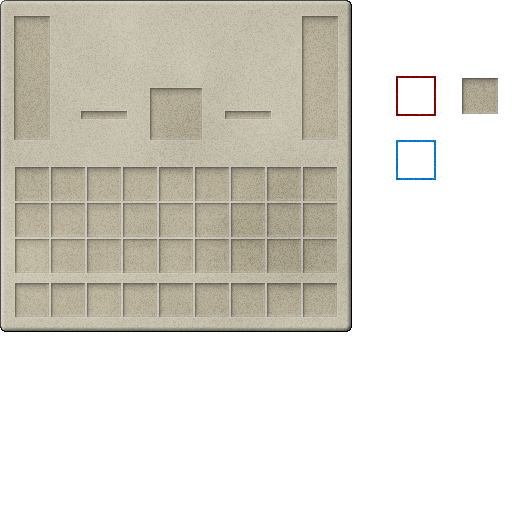
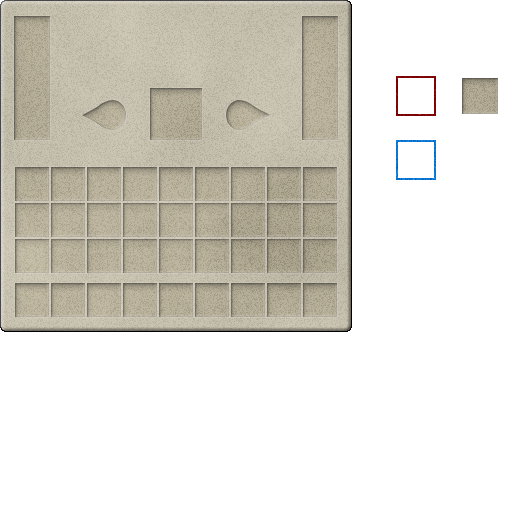
Layered file, before and after one edit (512×512). Changes by layer:
painted on "Grid" over box(81, 100, 271, 130)
